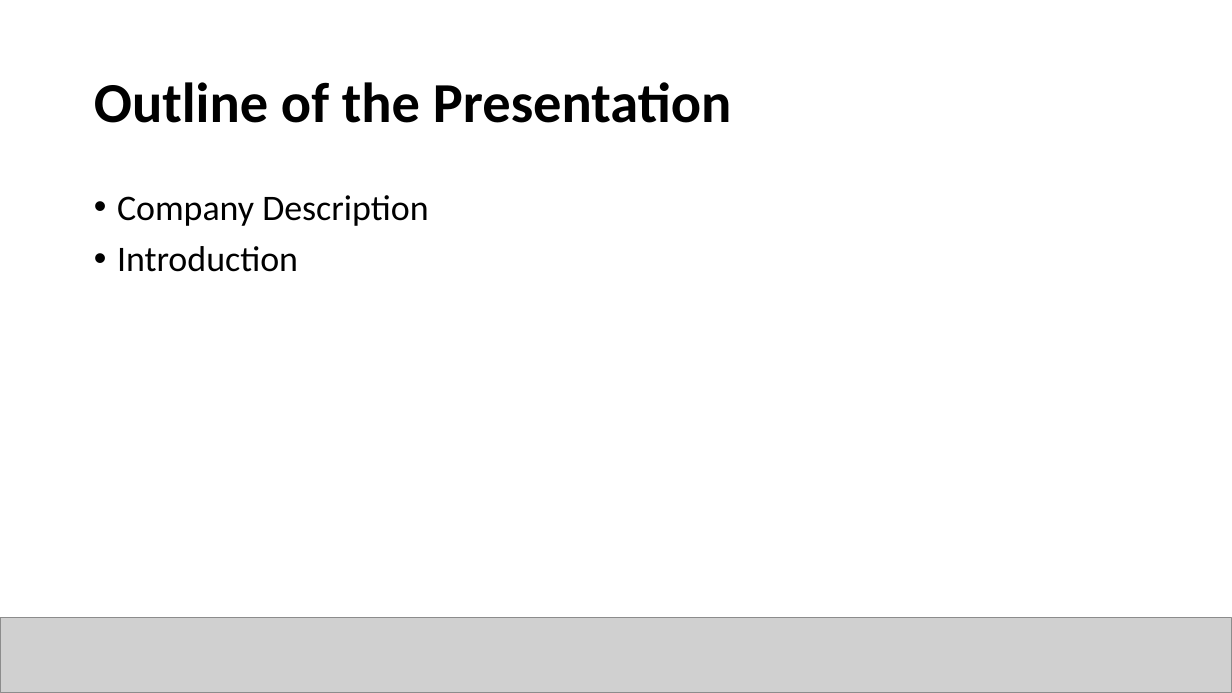
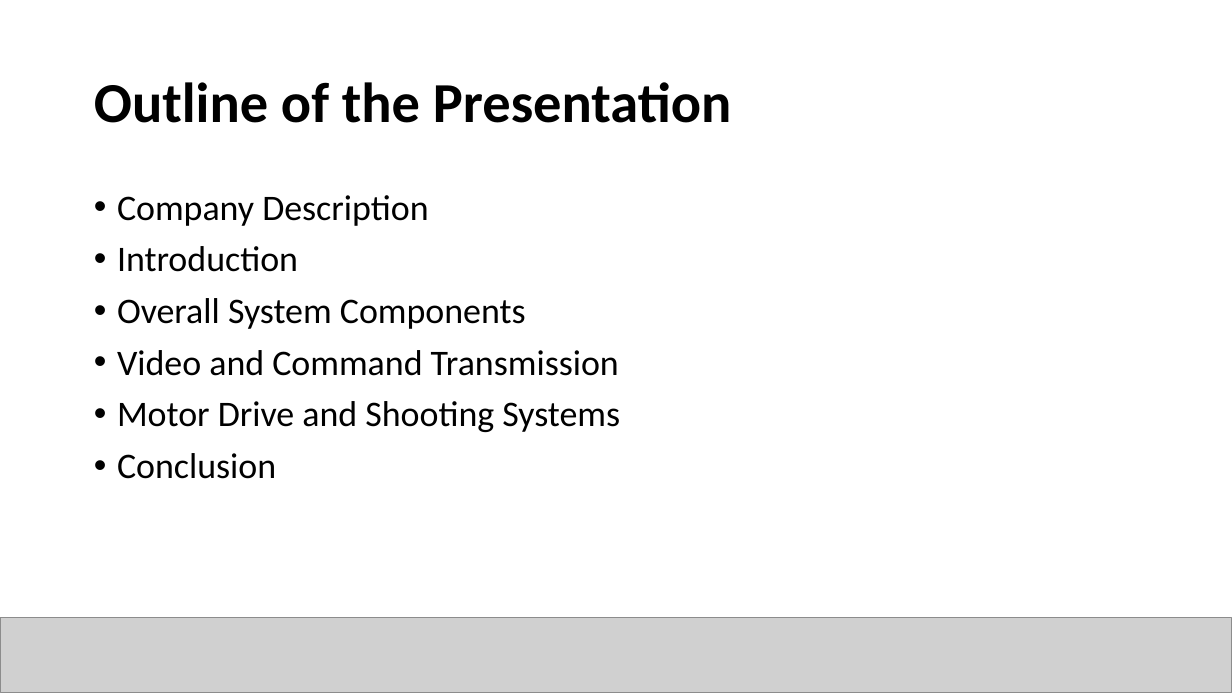
Before and after one commit to canerpotur/TROY-TECH, a slide deck: slide 3 of Troy Tech - Presentation/TROY- Hasan OZKARA_yeni.pptx. Drawn at 1232x693 pixels with LibreOffice and Linux fonts; fonts in the diff are those of the drawing; grey boxes stand for pictures. Boxes give left, top, right and bottom in pixels: in the first picture for what was removed or moved away, otherwise in the second. Text is boxed around its words. In the diff, an @@ line names an element or a change of style, - is before the commit and + after.

```diff
--- a/Troy Tech - Presentation/TROY- Hasan OZKARA_yeni.pptx
+++ b/Troy Tech - Presentation/TROY- Hasan OZKARA_yeni.pptx
@@ text at (x1=117, y1=298, x2=620, y2=479): paragraphs added @@
+• Overall System Components
+• Video and Command Transmission
+• Motor Drive and Shooting Systems
+• Conclusion
```
